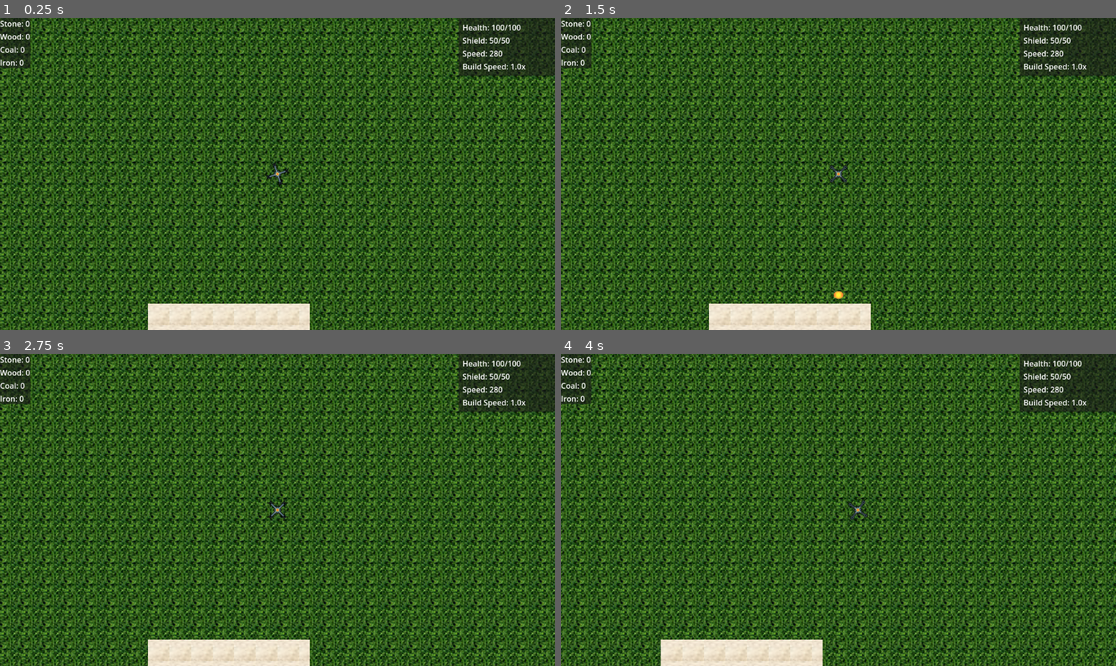
Above: before the commit, frames 1-4 (two rows, left to right).
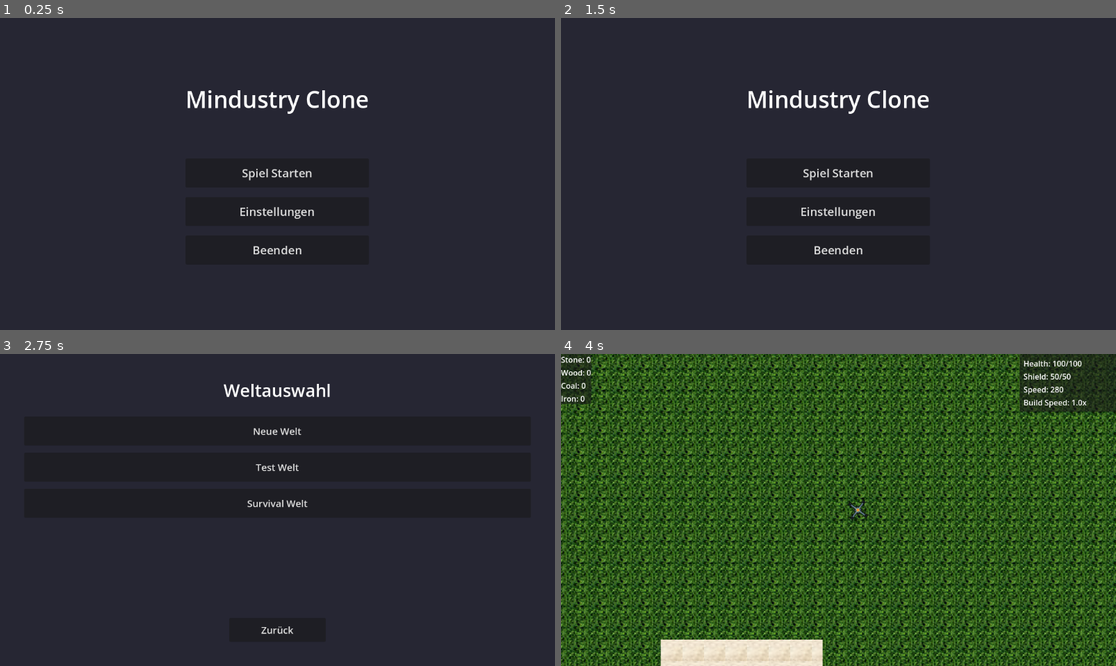
Above: after the commit, the same moments.

Repository: Hellboy20151011/Mindustry_Clone
Game: Godot game, scene res://Menus/MainMenu.tscn
The game is run twice, just before and just after one commit, with the same random seed, the same clock (stepped at 60 frames per second) and the same inputs. Before the commit the project starts from res://Maps/test_map.tscn.
Inputs (mouse positions are in pixels of both pictures, inside the frame that each line leads up to):
- Up to frame 1 (0.25 s): no input
- Up to frame 2 (1.5 s): click (838, 211) at 0.5 s, where only the run after the commit has a clickable "Einstellungen"; click (838, 292) at 1.25 s, where only the run after the commit has a clickable "Zurück"
- Up to frame 3 (2.75 s): click (277, 510) at 2 s, where only the run after the commit has a clickable "Spiel Starten"
- Up to frame 4 (4 s): click (838, 432) at 2.75 s, where only the run after the commit has a clickable "Neue Welt"; tap Enter at 3.5 s; move the mouse to (960, 494) at 3.52 s; hold Right (move_right) from 3.53 s (still down); hold E (mine) from 3.53 s (still down)

The runs differ from the first frame. In frame 1, 98% of the frame differs, in the area x 0-100%, y 0-100%; in frame 2, 98%; in frame 3, 98%; in frame 4, less than 0.1%.

Commit message:
Add main menu, world selection, and settings screens
Co-authored-by: Hellboy20151011 <189905498+Hellboy20151011@users.noreply.github.com>

Diff:
--- /dev/null
+++ b/mindustry-clone/Menus/MainMenu.tscn
@@ -0,0 +1,64 @@
+[gd_scene load_steps=2 format=3 uid="uid://c8h0v7j3qkf0d"]
+
+[ext_resource type="Script" path="res://Scripts/MainMenu.gd" id="1_main_menu"]
+
+[node name="MainMenu" type="Control"]
+layout_mode = 3
+anchors_preset = 15
+anchor_right = 1.0
+anchor_bottom = 1.0
+grow_horizontal = 2
+grow_vertical = 2
+script = ExtResource("1_main_menu")
+
+[node name="ColorRect" type="ColorRect" parent="."]
+layout_mode = 1
+anchors_preset = 15
+anchor_right = 1.0
+anchor_bottom = 1.0
+grow_horizontal = 2
+grow_vertical = 2
+color = Color(0.15, 0.15, 0.2, 1)
+
+[node name="CenterContainer" type="CenterContainer" parent="."]
+layout_mode = 1
+anchors_preset = 15
+anchor_right = 1.0
+anchor_bottom = 1.0
+grow_horizontal = 2
+grow_vertical = 2
+
+[node name="VBoxContainer" type="VBoxContainer" parent="CenterContainer"]
+layout_mode = 2
+theme_override_constants/separation = 20
+
+[node name="TitleLabel" type="Label" parent="CenterContainer/VBoxContainer"]
+layout_mode = 2
+theme_override_font_sizes/font_size = 48
+text = "Mindustry Clone"
+horizontal_alignment = 1
+
+[node name="Spacer" type="Control" parent="CenterContainer/VBoxContainer"]
+custom_minimum_size = Vector2(0, 50)
+layout_mode = 2
+
+[node name="StartButton" type="Button" parent="CenterContainer/VBoxContainer"]
+unique_name_in_owner = true
+custom_minimum_size = Vector2(300, 60)
+layout_mode = 2
+theme_override_font_sizes/font_size = 24
+text = "Spiel Starten"
+
+[node name="SettingsButton" type="Button" parent="CenterContainer/VBoxContainer"]
+unique_name_in_owner = true
+custom_minimum_size = Vector2(300, 60)
+layout_mode = 2
+theme_override_font_sizes/font_size = 24
+text = "Einstellungen"
+
+[node name="QuitButton" type="Button" parent="CenterContainer/VBoxContainer"]
+unique_name_in_owner = true
+custom_minimum_size = Vector2(300, 60)
+layout_mode = 2
+theme_override_font_sizes/font_size = 24
+text = "Beenden"
--- /dev/null
+++ b/mindustry-clone/Menus/Settings.tscn
@@ -0,0 +1,94 @@
+[gd_scene load_steps=2 format=3 uid="uid://dk7n4p6q8m9r1"]
+
+[ext_resource type="Script" path="res://Scripts/Settings.gd" id="1_settings"]
+
+[node name="Settings" type="Control"]
+layout_mode = 3
+anchors_preset = 15
+anchor_right = 1.0
+anchor_bottom = 1.0
+grow_horizontal = 2
+grow_vertical = 2
+script = ExtResource("1_settings")
+
+[node name="ColorRect" type="ColorRect" parent="."]
+layout_mode = 1
+anchors_preset = 15
+anchor_right = 1.0
+anchor_bottom = 1.0
+grow_horizontal = 2
+grow_vertical = 2
+color = Color(0.15, 0.15, 0.2, 1)
+
+[node name="MarginContainer" type="MarginContainer" parent="."]
+layout_mode = 1
+anchors_preset = 15
+anchor_right = 1.0
+anchor_bottom = 1.0
+grow_horizontal = 2
+grow_vertical = 2
+theme_override_constants/margin_left = 100
+theme_override_constants/margin_top = 50
+theme_override_constants/margin_right = 100
+theme_override_constants/margin_bottom = 50
+
+[node name="VBoxContainer" type="VBoxContainer" parent="MarginContainer"]
+layout_mode = 2
+theme_override_constants/separation = 30
+
+[node name="TitleLabel" type="Label" parent="MarginContainer/VBoxContainer"]
+layout_mode = 2
+theme_override_font_sizes/font_size = 36
+text = "Einstellungen"
+horizontal_alignment = 1
+
+[node name="Spacer" type="Control" parent="MarginContainer/VBoxContainer"]
+custom_minimum_size = Vector2(0, 30)
+layout_mode = 2
+
+[node name="SettingsContainer" type="VBoxContainer" parent="MarginContainer/VBoxContainer"]
+layout_mode = 2
+size_flags_vertical = 3
+theme_override_constants/separation = 25
+
+[node name="FullscreenContainer" type="HBoxContainer" parent="MarginContainer/VBoxContainer/SettingsContainer"]
+layout_mode = 2
+
+[node name="FullscreenLabel" type="Label" parent="MarginContainer/VBoxContainer/SettingsContainer/FullscreenContainer"]
+layout_mode = 2
+size_flags_horizontal = 3
+theme_override_font_sizes/font_size = 24
+text = "Vollbild:"
+
+[node name="FullscreenCheck" type="CheckButton" parent="MarginContainer/VBoxContainer/SettingsContainer/FullscreenContainer"]
+unique_name_in_owner = true
+layout_mode = 2
+
+[node name="VolumeContainer" type="VBoxContainer" parent="MarginContainer/VBoxContainer/SettingsContainer"]
+layout_mode = 2
+theme_override_constants/separation = 10
+
+[node name="VolumeLabel" type="Label" parent="MarginContainer/VBoxContainer/SettingsContainer/VolumeContainer"]
+unique_name_in_owner = true
+layout_mode = 2
+theme_override_font_sizes/font_size = 24
+text = "Lautstärke: 100%"
+
+[node name="VolumeSlider" type="HSlider" parent="MarginContainer/VBoxContainer/SettingsContainer/VolumeContainer"]
+unique_name_in_owner = true
+layout_mode = 2
+min_value = 0.0
+max_value = 100.0
+value = 100.0
+
+[node name="Spacer2" type="Control" parent="MarginContainer/VBoxContainer"]
+layout_mode = 2
+size_flags_vertical = 3
+
+[node name="BackButton" type="Button" parent="MarginContainer/VBoxContainer"]
+unique_name_in_owner = true
+custom_minimum_size = Vector2(200, 50)
+layout_mode = 2
+size_flags_horizontal = 4
+theme_override_font_sizes/font_size = 20
+text = "Zurück"
--- /dev/null
+++ b/mindustry-clone/Menus/WorldSelection.tscn
@@ -0,0 +1,62 @@
+[gd_scene load_steps=2 format=3 uid="uid://bqw8j3m4kn5p2"]
+
+[ext_resource type="Script" path="res://Scripts/WorldSelection.gd" id="1_world_selection"]
+
+[node name="WorldSelection" type="Control"]
+layout_mode = 3
+anchors_preset = 15
+anchor_right = 1.0
+anchor_bottom = 1.0
+grow_horizontal = 2
+grow_vertical = 2
+script = ExtResource("1_world_selection")
+
+[node name="ColorRect" type="ColorRect" parent="."]
+layout_mode = 1
+anchors_preset = 15
+anchor_right = 1.0
+anchor_bottom = 1.0
+grow_horizontal = 2
+grow_vertical = 2
+color = Color(0.15, 0.15, 0.2, 1)
+
+[node name="MarginContainer" type="MarginContainer" parent="."]
+layout_mode = 1
+anchors_preset = 15
+anchor_right = 1.0
+anchor_bottom = 1.0
+grow_horizontal = 2
+grow_vertical = 2
+theme_override_constants/margin_left = 50
+theme_override_constants/margin_top = 50
+theme_override_constants/margin_right = 50
+theme_override_constants/margin_bottom = 50
+
+[node name="VBoxContainer" type="VBoxContainer" parent="MarginContainer"]
+layout_mode = 2
+theme_override_constants/separation = 30
+
+[node name="TitleLabel" type="Label" parent="MarginContainer/VBoxContainer"]
+layout_mode = 2
+theme_override_font_sizes/font_size = 36
+text = "Weltauswahl"
+horizontal_alignment = 1
+
+[node name="ScrollContainer" type="ScrollContainer" parent="MarginContainer/VBoxContainer"]
+layout_mode = 2
+size_flags_vertical = 3
+
+[node name="WorldList" type="VBoxContainer" parent="MarginContainer/VBoxContainer/ScrollContainer"]
+unique_name_in_owner = true
+layout_mode = 2
+size_flags_horizontal = 3
+size_flags_vertical = 3
+theme_override_constants/separation = 15
+
+[node name="BackButton" type="Button" parent="MarginContainer/VBoxContainer"]
+unique_name_in_owner = true
+custom_minimum_size = Vector2(200, 50)
+layout_mode = 2
+size_flags_horizontal = 4
+theme_override_font_sizes/font_size = 20
+text = "Zurück"
--- /dev/null
+++ b/mindustry-clone/Scripts/MainMenu.gd
@@ -0,0 +1,19 @@
+extends Control
+
+@onready var start_button: Button = %StartButton
+@onready var settings_button: Button = %SettingsButton
+@onready var quit_button: Button = %QuitButton
+
+func _ready() -> void:
+	start_button.pressed.connect(_on_start_pressed)
+	settings_button.pressed.connect(_on_settings_pressed)
+	quit_button.pressed.connect(_on_quit_pressed)
+
+func _on_start_pressed() -> void:
+	get_tree().change_scene_to_file("res://Menus/WorldSelection.tscn")
+
+func _on_settings_pressed() -> void:
+	get_tree().change_scene_to_file("res://Menus/Settings.tscn")
+
+func _on_quit_pressed() -> void:
+	get_tree().quit()
--- /dev/null
+++ b/mindustry-clone/Scripts/Settings.gd
@@ -0,0 +1,36 @@
+extends Control
+
+@onready var back_button: Button = %BackButton
+@onready var fullscreen_check: CheckButton = %FullscreenCheck
+@onready var volume_slider: HSlider = %VolumeSlider
+@onready var volume_label: Label = %VolumeLabel
+
+func _ready() -> void:
+	back_button.pressed.connect(_on_back_pressed)
+	fullscreen_check.toggled.connect(_on_fullscreen_toggled)
+	volume_slider.value_changed.connect(_on_volume_changed)
+
+	# Initialize settings
+	_load_settings()
+
+func _load_settings() -> void:
+	# Load current window mode
+	fullscreen_check.button_pressed = (DisplayServer.window_get_mode() == DisplayServer.WINDOW_MODE_FULLSCREEN)
+
+	# Load volume (default to 100%)
+	volume_slider.value = 100.0
+	volume_label.text = "Lautstärke: %d%%" % int(volume_slider.value)
+
+func _on_fullscreen_toggled(toggled_on: bool) -> void:
+	if toggled_on:
+		DisplayServer.window_set_mode(DisplayServer.WINDOW_MODE_FULLSCREEN)
+	else:
+		DisplayServer.window_set_mode(DisplayServer.WINDOW_MODE_WINDOWED)
+
+func _on_volume_changed(value: float) -> void:
+	volume_label.text = "Lautstärke: %d%%" % int(value)
+	# TODO: Apply volume to audio bus when audio is implemented
+	# AudioServer.set_bus_volume_db(0, linear_to_db(value / 100.0))
+
+func _on_back_pressed() -> void:
+	get_tree().change_scene_to_file("res://Menus/MainMenu.tscn")
--- /dev/null
+++ b/mindustry-clone/Scripts/WorldSelection.gd
@@ -0,0 +1,27 @@
+extends Control
+
+@onready var back_button: Button = %BackButton
+@onready var world_list: VBoxContainer = %WorldList
+
+func _ready() -> void:
+	back_button.pressed.connect(_on_back_pressed)
+	_populate_worlds()
+
+func _populate_worlds() -> void:
+	# Create world selection buttons
+	var worlds = ["Neue Welt", "Test Welt", "Survival Welt"]
+
+	for world_name in worlds:
+		var button = Button.new()
+		button.text = world_name
+		button.custom_minimum_size = Vector2(400, 60)
+		button.add_theme_font_size_override("font_size", 20)
+		button.pressed.connect(_on_world_selected.bind(world_name))
+		world_list.add_child(button)
+
+func _on_world_selected(world_name: String) -> void:
+	# For now, always load the test_map
+	get_tree().change_scene_to_file("res://Maps/test_map.tscn")
+
+func _on_back_pressed() -> void:
+	get_tree().change_scene_to_file("res://Menus/MainMenu.tscn")
--- a/mindustry-clone/project.godot
+++ b/mindustry-clone/project.godot
@@ -11,7 +11,7 @@
 [application]
 
 config/name="Mindustry_Clone"
-run/main_scene="uid://bcgw171gse2yb"
+run/main_scene="res://Menus/MainMenu.tscn"
 config/features=PackedStringArray("4.5", "Forward Plus")
 config/icon="res://icon.svg"
 
